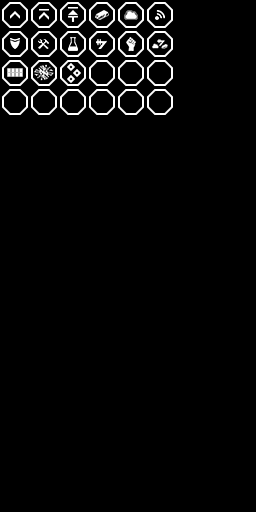
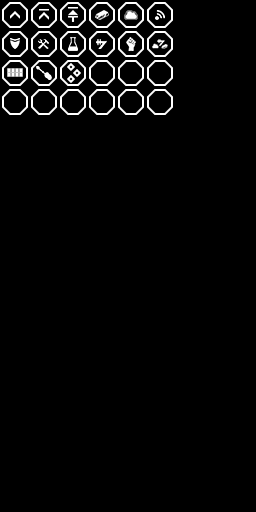
Comparing the layer stacks of the two (256, 512) images. Changes:
renamed "Layer 16" to "Icon", painted on it over (34, 64, 54, 81)
